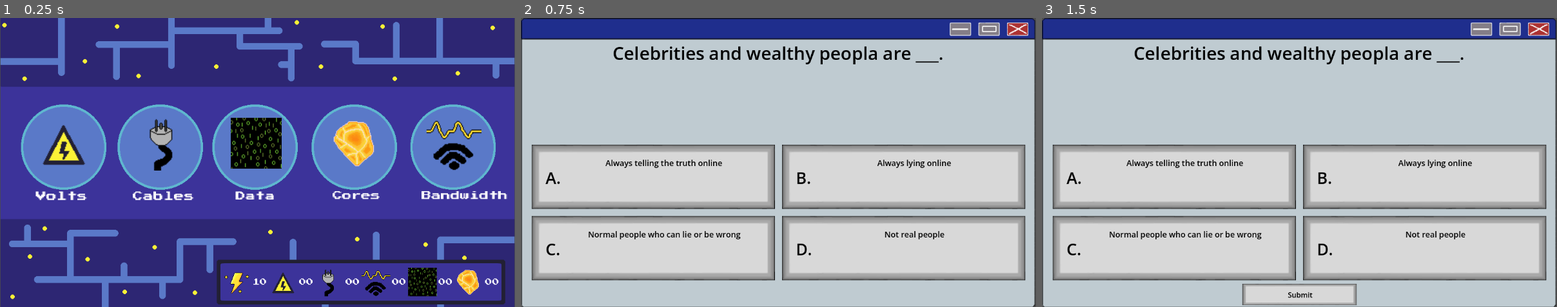
Above: before the commit, frames 1-3 (left to right).
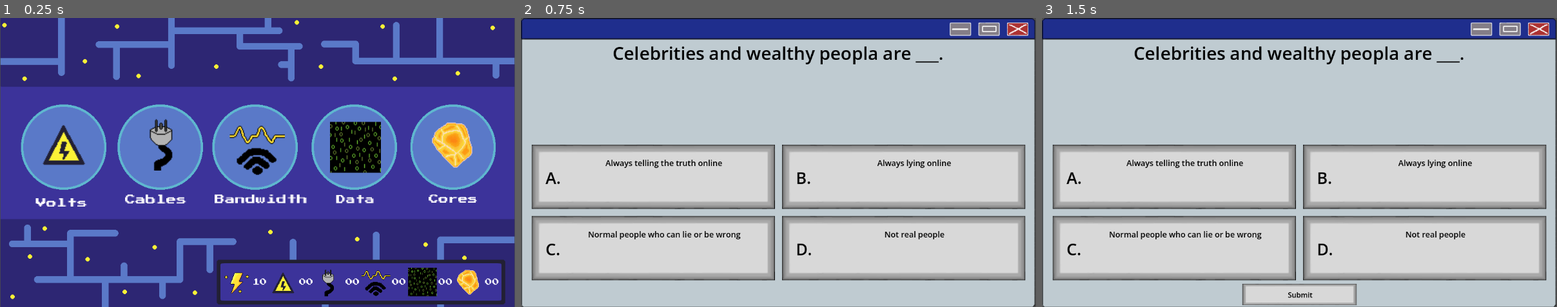
Above: after the commit, the same moments.

Repository: CalebJoines/Computer-Castle
Game: Godot game, scene res://Scenes/resource_picker.tscn
Same seed, same stepped clock (60 frames per second), same inputs: the game is played once before the commit and once after it. This scene is started directly instead of the project's main scene. Sound files missing from this copy of the repository are replaced by a short silence.
Inputs (mouse positions are in pixels of both pictures, inside the frame that each line leads up to):
- Up to frame 1 (0.25 s): no input
- Up to frame 2 (0.75 s): tap Enter at 0.5 s; drag from (582, 145) to (778, 142) at 0.52 s
- Up to frame 3 (1.5 s): tap Space at 1.25 s; drag from (1175, 176) to (1423, 176) at 1.27 s

The runs differ from the first frame. In frame 1, 6.0% of the frame differs, in the area x 6-99%, y 34-66%; in frame 2, nothing differs; in frame 3, nothing differs.

Commit message:
fixed order in RP

Diff:
--- a/computer-castle-/Scenes/resource_picker.tscn
+++ b/computer-castle-/Scenes/resource_picker.tscn
@@ -68,15 +68,15 @@
 [node name="VoltsLabel" type="Label" parent="ClickableBoxes/Volts Sprite" unique_id=52433338]
 texture_filter = 1
 offset_left = -32.26017
-offset_top = 55.674805
+offset_top = 64.000015
 offset_right = 27.73983
-offset_bottom = 71.80489
+offset_bottom = 80.130104
 theme_override_fonts/font = ExtResource("4_g3ufx")
 theme_override_font_sizes/font_size = 12
 text = "Volts"
 
 [node name="DataSprite" type="Sprite2D" parent="ClickableBoxes" unique_id=220409759]
-position = Vector2(-3, -43)
+position = Vector2(219, -34)
 scale = Vector2(1.78125, 1.78125)
 texture = ExtResource("4_7857q")
 
@@ -87,28 +87,18 @@
 scene_path = "res://Scenes/question.tscn"
 bank = "DigitalFootprint"
 
-[node name="CoresLabel" type="Label" parent="ClickableBoxes/DataSprite" unique_id=68388691]
-texture_filter = 1
-offset_left = 95.99999
-offset_top = 60.070175
-offset_right = 156.0
-offset_bottom = 76.20025
-theme_override_fonts/font = ExtResource("4_g3ufx")
-theme_override_font_sizes/font_size = 12
-text = "Cores"
-
-[node name="BandwidthLabel" type="Label" parent="ClickableBoxes/DataSprite" unique_id=500233807]
-texture_filter = 1
-offset_left = 208.2807
-offset_top = 60.070175
-offset_right = 292.2807
-offset_bottom = 76.20025
-theme_override_fonts/font = ExtResource("4_g3ufx")
-theme_override_font_sizes/font_size = 12
-text = "Bandwidth"
+[node name="DataLabel" type="Label" parent="ClickableBoxes/DataSprite" unique_id=1628861198]
+texture_filter = 1
+offset_left = -24.14035
+offset_top = 59.508774
+offset_right = 28.91948
+offset_bottom = 75.63884
+theme_override_fonts/font = ExtResource("4_g3ufx")
+theme_override_font_sizes/font_size = 12
+text = "Data"
 
 [node name="Sprite2D3" type="Sprite2D" parent="ClickableBoxes" unique_id=1971554782]
-position = Vector2(220, -43)
+position = Vector2(440.00003, -40)
 scale = Vector2(1.828125, 1.828125)
 texture = ExtResource("5_sqw27")
 
@@ -119,15 +109,15 @@
 scene_path = "res://Scenes/question.tscn"
 bank = "Security"
 
-[node name="DataLabel" type="Label" parent="ClickableBoxes/Sprite2D3" unique_id=1628861198]
-texture_filter = 1
-offset_left = -146.59828
-offset_top = 58.529915
-offset_right = -93.53845
-offset_bottom = 74.65999
-theme_override_fonts/font = ExtResource("4_g3ufx")
-theme_override_font_sizes/font_size = 12
-text = "Data"
+[node name="CoresLabel" type="Label" parent="ClickableBoxes/Sprite2D3" unique_id=68388691]
+texture_filter = 1
+offset_left = -30.632484
+offset_top = 61.264957
+offset_right = 29.367516
+offset_bottom = 77.395035
+theme_override_fonts/font = ExtResource("4_g3ufx")
+theme_override_font_sizes/font_size = 12
+text = "Cores"
 
 [node name="CablesSprite" type="Sprite2D" parent="ClickableBoxes" unique_id=634485076]
 position = Vector2(-210, -43)
@@ -143,16 +133,16 @@
 
 [node name="CablesLabel" type="Label" parent="ClickableBoxes/CablesSprite" unique_id=462190860]
 texture_filter = 1
-offset_left = -36.42277
-offset_top = 55.67481
-offset_right = 49.95123
-offset_bottom = 71.804886
+offset_left = -44.74798
+offset_top = 59.83741
+offset_right = 41.626022
+offset_bottom = 75.96748
 theme_override_fonts/font = ExtResource("4_g3ufx")
 theme_override_font_sizes/font_size = 12
 text = "Cables"
 
 [node name="Sprite2D" type="Sprite2D" parent="ClickableBoxes" unique_id=944468073]
-position = Vector2(440, -43)
+position = Vector2(0, -32)
 scale = Vector2(1.9218746, 1.9218746)
 texture = ExtResource("7_6okmw")
 
@@ -162,6 +152,16 @@
 scale = Vector2(1.5609759, 1.5609759)
 scene_path = "res://Scenes/question.tscn"
 bank = "Scams_and_links"
+
+[node name="BandwidthLabel" type="Label" parent="ClickableBoxes/Sprite2D" unique_id=500233807]
+texture_filter = 1
+offset_left = -49.95125
+offset_top = 54.11383
+offset_right = 58.04875
+offset_bottom = 70.243904
+theme_override_fonts/font = ExtResource("4_g3ufx")
+theme_override_font_sizes/font_size = 12
+text = "Bandwidth"
 
 [node name="Resource_Counters" parent="." unique_id=654333457 instance=ExtResource("8_6okmw")]
 offset_left = -79.0
